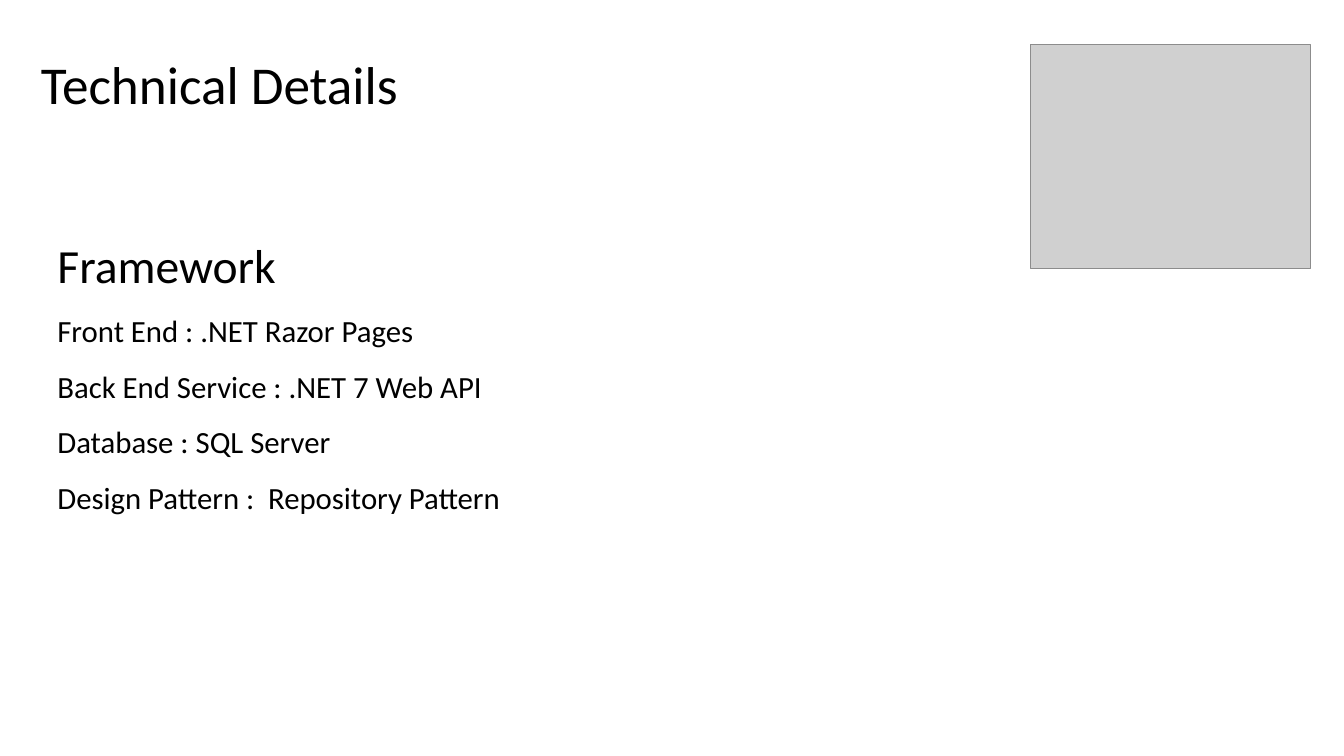
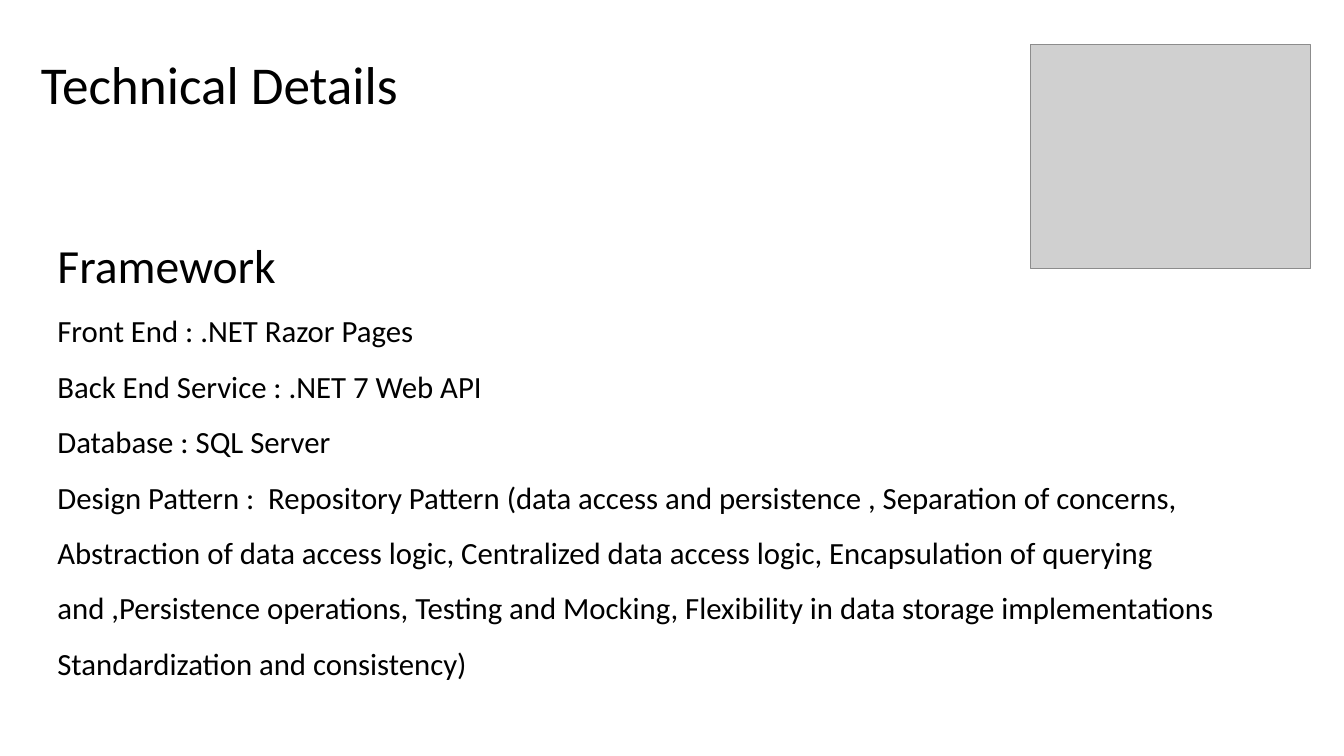
Before and after one commit to vishalbajad/HealthFit, a slide deck: slide 5 of 4 HealthFit Demo.pptx. Drawn at 1344x756 pixels with LibreOffice and Linux fonts; fonts in the diff are those of the drawing; grey boxes stand for pictures; background and template pictures are left out. Boxes give left, top, right and bottom in pixels: in the first picture for what was removed or moved away, otherwise in the second. Text is boxed around its words. In the diff, an @@ line names an element or a change of style, - is before the commit and + after.

Commit message:
Documentation

```diff
--- a/4 HealthFit Demo.pptx
+++ b/4 HealthFit Demo.pptx
@@ text at [57,486,1213,680]: text changed @@
-Design Pattern : Repository Pattern
+Design Pattern : Repository Pattern (data access and persistence , Separation of concerns, Abstraction of data access logic, Centralized data access logic, Encapsulation of querying and ,Persistence operations, Testing and Mocking, Flexibility in data storage implementations Standardization and consistency)
```
